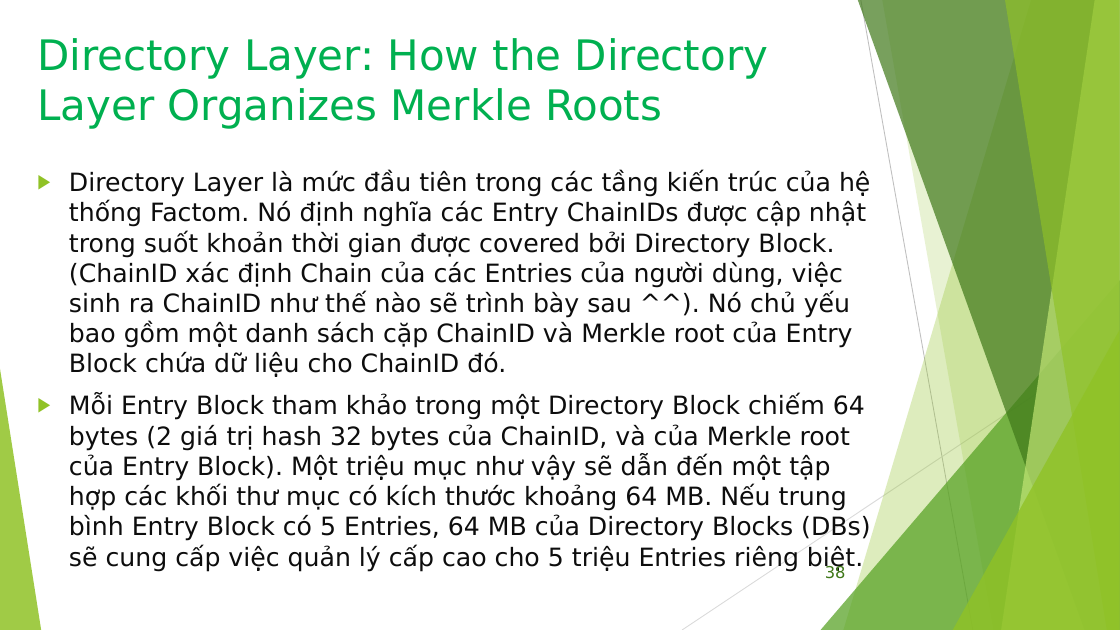
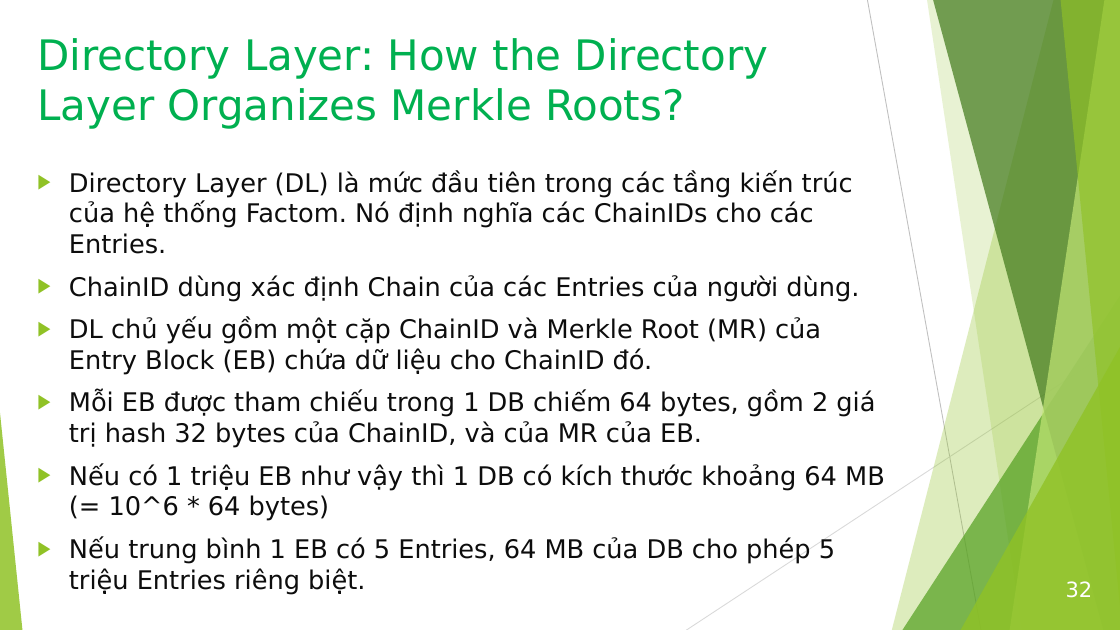
Before and after one commit to bku-blockchain/factom-research, a slide deck: slide 32 of docs/Factom_Intro_2.pptx (slide 38 before the commit). Drawn at 1120x630 pixels with LibreOffice and Linux fonts; fonts in the diff are those of the drawing. Boxes give left, top, right and bottom in pixels: in the first picture for what was removed or moved away, otherwise in the second. Text is boxed around its words. In the diff, an @@ line names an element or a change of style, - is before the commit and + after.

```diff
--- a/docs/Factom_Intro_2.pptx
+++ b/docs/Factom_Intro_2.pptx
@@ line moved from (861, 0) - (973, 630) to (868, 0) - (981, 630) @@
@@ freeform shape: place and size @@
-freeform shape at (844, 0, 1120, 630)
+freeform shape at (892, 0, 1120, 630)
@@ freeform shape: place and size @@
-freeform shape at (882, 0, 1120, 630)
+freeform shape at (928, 0, 1120, 630)
@@ freeform shape: place and size @@
-freeform shape at (858, 0, 1120, 630)
+freeform shape at (933, 0, 1120, 630)
@@ freeform shape: place and size @@
-freeform shape at (1002, 0, 1120, 630)
+freeform shape at (1010, 0, 1120, 630)
@@ freeform shape: place and size @@
-freeform shape at (1005, 0, 1120, 630)
+freeform shape at (1061, 0, 1120, 630)
@@ title at (37, 38, 768, 129): text changed @@
-Directory Layer: How the Directory Layer Organizes Merkle Roots
+Directory Layer: How the Directory Layer Organizes Merkle Roots?
@@ text at (69, 171, 885, 594): text changed; size 21.6 to 22 pt @@
-▶ Directory Layer là mức đầu tiên trong các tầng kiến trúc của hệ thống Factom. Nó định nghĩa các Entry ChainIDs được cập nhật trong suốt khoản thời gian được covered bởi Directory Block. (ChainID xác định Chain của các Entries của người dùng, việc sinh ra ChainID như thế nào sẽ trình bày sau ^^). Nó chủ yếu bao gồm một danh sách cặp ChainID và Merkle root của Entry Block chứa dữ liệu cho ChainID đó.
-▶ Mỗi Entry Block tham khảo trong một Directory Block chiếm 64 bytes (2 giá trị hash 32 bytes của ChainID, và của Merkle root của Entry Block). Một triệu mục như vậy sẽ dẫn đến một tập hợp các khối thư mục có kích thước khoảng 64 MB. Nếu trung bình Entry Block có 5 Entries, 64 MB của Directory Blocks (DBs) sẽ cung cấp việc quản lý cấp cao cho 5 triệu Entries riêng biệt.
+▶ Directory Layer (DL) là mức đầu tiên trong các tầng kiến trúc của hệ thống Factom. Nó định nghĩa các ChainIDs cho các Entries.
+▶ ChainID dùng xác định Chain của các Entries của người dùng.
+▶ DL chủ yếu gồm một cặp ChainID và Merkle Root (MR) của Entry Block (EB) chứa dữ liệu cho ChainID đó.
+▶ Mỗi EB được tham chiếu trong 1 DB chiếm 64 bytes, gồm 2 giá trị hash 32 bytes của ChainID, và của MR của EB.
+▶ Nếu có 1 triệu EB như vậy thì 1 DB có kích thước khoảng 64 MB (= 10^6 * 64 bytes)
+▶ Nếu trung bình 1 EB có 5 Entries, 64 MB của DB cho phép 5 triệu Entries riêng biệt.
@@ triangle: place and size @@
-triangle at (821, 280, 1120, 630)
+triangle at (902, 280, 1120, 630)
@@ line moved from (1120, 339) - (682, 630) to (1120, 339) - (686, 630) @@
@@ triangle: place and size @@
-triangle at (953, 330, 1120, 630)
+triangle at (961, 330, 1120, 630)
@@ triangle: place and size @@
-triangle at (0, 369, 41, 630)
+triangle at (0, 369, 23, 630)
@@ page number removed at (825, 564, 846, 579) @@
-38
@@ page number added at (1066, 581, 1093, 598), 18 pt, text #FFFFFF @@
+32
```
Also in this commit, not shown: 32 other slides changed, 5 slides added, 15 slides removed.
